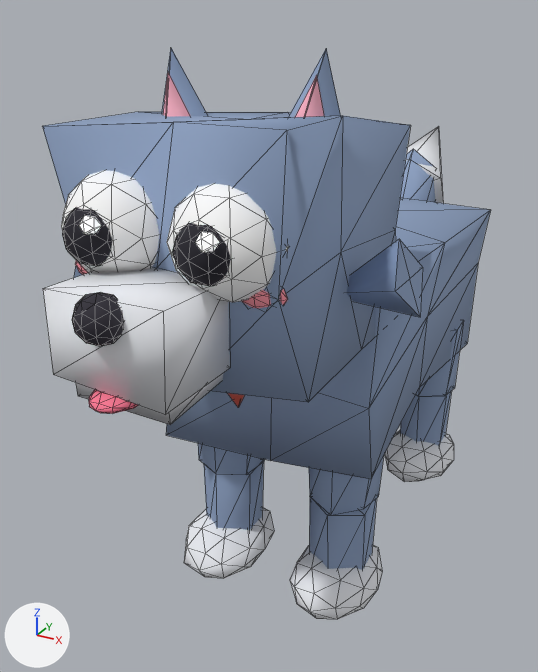
The glTF model models/campground/wolfPup.glb, before and after one commit.
Both versions are drawn from a 50 mm lens placed at (0.496, -1.188, 0.894), pointed at (-0.098, -0.108, 0.354). The axes (+X, +Y, +Z) are drawn at lower left. The lights are the same throughout. The picture after the commit comes second. Mesh edges are drawn as thin lines. Where no turn or scale is listed for an object, it has been applied to the vertices. Vertices at exactly the same position are counted once.

Script lines for the objects in view, before the commit:
```python
ob_body_fur = bpy.data.objects.new('body_fur', me_mesh_32)
ob_body_fur.location = (0.0, 0.0, 0.395)
ob_eyel_pupil = bpy.data.objects.new('eyeL_pupil', me_mesh_15)
ob_eyel_pupil.location = (0.076, -0.513, 0.66)
ob_eyel_shine = bpy.data.objects.new('eyeL_shine', me_mesh_16)
ob_eyel_shine.location = (0.076, -0.513, 0.66)
ob_eyer_pupil = bpy.data.objects.new('eyeR_pupil', me_mesh_18)
ob_eyer_pupil.location = (-0.077, -0.513, 0.658)
ob_eyer_shine = bpy.data.objects.new('eyeR_shine', me_mesh_19)
ob_eyer_shine.location = (-0.077, -0.513, 0.658)
ob_head_belly = bpy.data.objects.new('head_belly', me_mesh_25)
ob_head_belly.location = (0.0, -0.359, 0.62)
ob_head_cheek = bpy.data.objects.new('head_cheek', me_mesh_27)
ob_head_cheek.location = (0.0, -0.359, 0.62)
ob_head_fur = bpy.data.objects.new('head_fur', me_mesh_24)
ob_head_fur.location = (0.0, -0.359, 0.62)
ob_kneefl_fur = bpy.data.objects.new('kneeFL_fur', me_mesh_0)
ob_kneefl_fur.location = (0.109, -0.223, 0.152)
# also in view: 'tail2_belly' at (-0.026, 0.505, 0.548); 'earR_fur' at (-0.097, -0.343, 0.794); 'legFR_fur' at (-0.11, -0.219, 0.228); 'earL_fur' at (0.093, -0.343, 0.798); 'kneeFR_fur' at (-0.108, -0.224, 0.075)
```
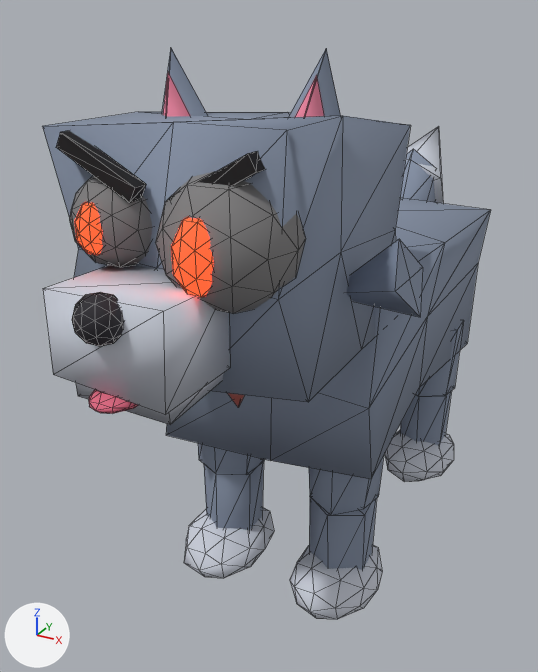
Where the change shows, as pixel boxes [x1, y1, x2, y2] in the pictures (538 x 672 px):
'head_fur', recoloured (blue to greyish blue)
    both: [42, 112, 423, 402]
'body_fur', recoloured (blue to greyish blue)
    both: [166, 198, 491, 479]
'head_belly', recoloured (white to light grey)
    both: [43, 268, 230, 415]
'eyeL_eyeWhite', recoloured, reshaped (24% wider, 19% taller)
    before: [167, 184, 289, 302]
    after: [155, 172, 306, 313]
'eyeR_eyeWhite', recoloured, moved, rescaled (15% narrower, 12% shorter)
    before: [61, 170, 159, 273]
    after: [69, 176, 152, 267]
'kneeFL_belly', recoloured (white to light grey)
    both: [290, 545, 382, 620]
'kneeFR_belly', recoloured (white to light grey)
    both: [184, 508, 274, 579]
'kneeFL_fur', recoloured (blue to greyish blue)
    both: [309, 497, 377, 570]
'head_brow', added (black)
    after: [56, 130, 265, 202]
'kneeFR_fur', recoloured (blue to greyish blue)
    both: [204, 460, 264, 530]
'eyeL_pupilGlow', added
    after: [171, 217, 213, 297]
'kneeBL_belly', recoloured (white to light grey)
    both: [385, 430, 454, 482]
'legFL_fur', recoloured (blue to greyish blue)
    both: [309, 456, 384, 514]
'eyeL_pupil', deleted (black)
    before: [172, 223, 231, 286]
'kneeBL_fur', recoloured (blue to greyish blue)
    both: [400, 392, 451, 446]
'eyeR_pupil', deleted (black)
    before: [62, 208, 113, 266]
'tail_fur', recoloured (blue to greyish blue)
    both: [400, 149, 436, 202]
'legFR_fur', recoloured (blue to greyish blue)
    both: [198, 443, 264, 474]
'earL_fur', recoloured (blue to greyish blue)
    both: [288, 52, 341, 118]
'legBL_fur', recoloured (blue to greyish blue)
    both: [416, 320, 464, 396]
'tail2_belly', recoloured (white to light grey)
    both: [405, 127, 443, 203]
'jaw_belly', recoloured
    both: [76, 373, 223, 425]
'eyeR_pupilGlow', added
    after: [75, 202, 102, 255]
'earR_fur', recoloured (blue to greyish blue)
    both: [161, 48, 208, 116]
'earR_earInner', recoloured, reshaped
    both: [163, 73, 190, 117]
'earL_earInner', recoloured
    both: [295, 75, 324, 117]
'head_cheek', deleted (mostly hidden)
    before: [75, 261, 288, 309]
'eyeL_shine', deleted
    before: [195, 231, 220, 253]
'eyeR_shine', deleted
    before: [79, 215, 101, 234]

The change, as a list of edits to the scene's bpy script:
```text
Change mat_fur:
    mat_fur.base_color: (0.275, 0.366, 0.552) -> (0.24, 0.288, 0.384)  # blue #8fa3c4 -> greyish blue #8692a7
Change mat_belly:
    mat_belly.base_color: (0.855, 0.871, 0.913) -> (0.61, 0.643, 0.725)  # white #eef0f5 -> light grey #cdd2dd
Change mat_eyewhite:
    mat_eyewhite.base_color: (1.0, 1.0, 1.0) -> (0.209, 0.203, 0.205)  # white #ffffff -> grey #7e7c7d
Change mat_earinner:
    mat_earinner.base_color: (1.0, 0.451, 0.552) -> (0.858, 0.238, 0.352)  # pink #ffb3c4 -> pink #ee86a0
Change me_mesh_14:
    remove me_mesh_14.from_pydata(...)  # 42 vertices, 80 faces; spans x -0.0704..0.0704, y -0.0704..0.0704, z -0.0705..0.0705
    add me_mesh_14.from_pydata(...)  # 42 vertices, 80 faces; spans x -0.0827..0.0827, y -0.0827..0.0827, z -0.0829..0.0829
    me_mesh_14 part 1: the whole mesh is multiplied about its middle by the matrix ((1.175, 0.0, 0.0), (0.0, 1.175, 0.0), (0.0, 0.0, 1.175))
Change me_mesh_17:
    remove me_mesh_17.from_pydata(...)  # 42 vertices, 80 faces; spans x -0.0704..0.0704, y -0.0704..0.0704, z -0.0705..0.0705
    add me_mesh_17.from_pydata(...)  # 42 vertices, 80 faces; spans x -0.0599..0.0599, y -0.0599..0.0599, z -0.06..0.06
    me_mesh_17 part 2: the whole mesh is scaled about its middle by 0.851
Remove ob_eyel_pupil:
    ob_eyel_pupil = bpy.data.objects.new('eyeL_pupil', me_mesh_15)
Remove ob_eyel_shine:
    ob_eyel_shine = bpy.data.objects.new('eyeL_shine', me_mesh_16)
Change ob_eyer_eyewhite:
    ob_eyer_eyewhite.location: (-0.077, -0.513, 0.658) -> (-0.078, -0.513, 0.665)
Remove ob_eyer_pupil:
    ob_eyer_pupil = bpy.data.objects.new('eyeR_pupil', me_mesh_18)
Remove ob_eyer_shine:
    ob_eyer_shine = bpy.data.objects.new('eyeR_shine', me_mesh_19)
Change ob_earr_earinner:
    ob_earr_earinner: bpy.data.objects.new('earR_earInner', me_mesh_23) -> bpy.data.objects.new('earR_earInner', me_mesh_21)
Remove ob_head_cheek:
    ob_head_cheek = bpy.data.objects.new('head_cheek', me_mesh_27)
Add ob_head_brow:
    ob_head_brow = bpy.data.objects.new('head_brow', me_mesh_25_1)  # 16 vertices, 24 faces; spans x -0.133..0.129, y -0.189..-0.168, z 0.071..0.146; in mat_brow (black #151114)
    ob_head_brow.location = (0.0, -0.359, 0.62)
Add ob_eyer_pupilglow:
    ob_eyer_pupilglow = bpy.data.objects.new('eyeR_pupilGlow', me_mesh_17_1)  # an icosphere of 80 faces spanning x -0.0203..0.0203, y -0.0722..-0.0021, z -0.0351..0.0351; in mat_pupilglow (red #ff3a1c, glowing red #ff3a1c)
    ob_eyer_pupilglow.location = (-0.078, -0.513, 0.665)
Add ob_eyel_pupilglow:
    ob_eyel_pupilglow = bpy.data.objects.new('eyeL_pupilGlow', me_mesh_15_1)  # an icosphere of 80 faces spanning x -0.0281..0.0281, y -0.0997..-0.0029, z -0.0485..0.0485; in mat_pupilglow (red #ff3a1c, glowing red #ff3a1c)
    ob_eyel_pupilglow.location = (0.076, -0.513, 0.66)
```
